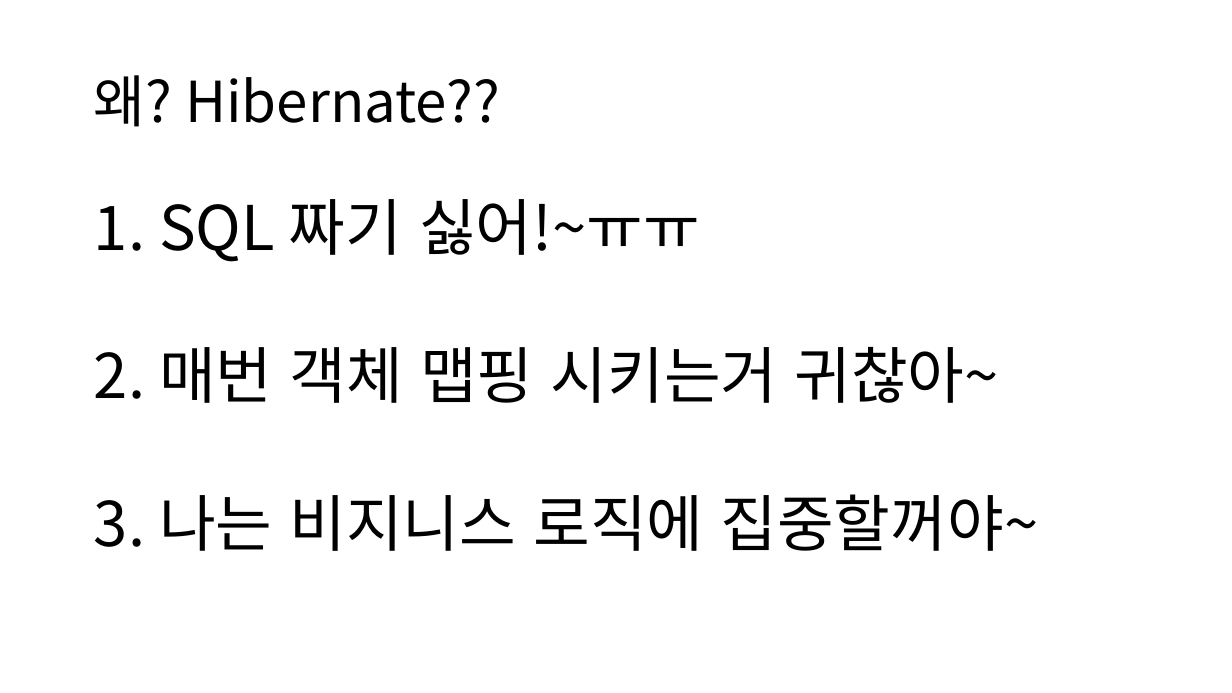
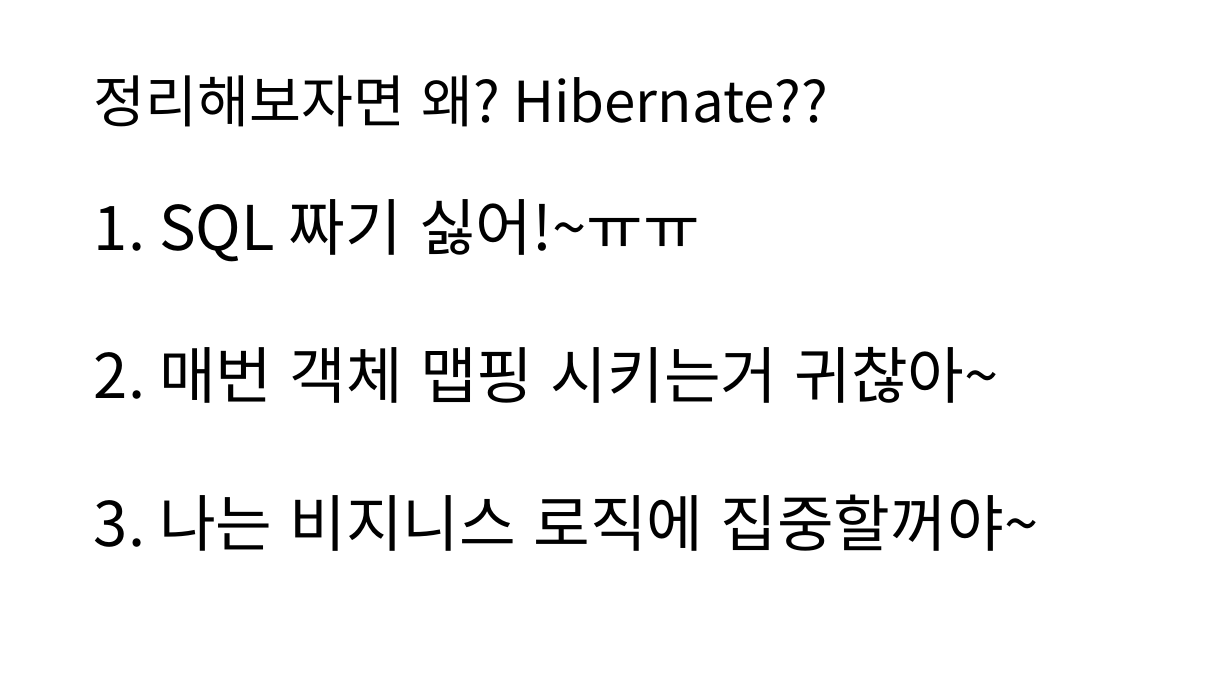
Before and after one commit to visualkhh/book-hibernate, a slide deck: slide 8 of hibernate5.x.pptx (slide 2 before the commit). Drawn at 1232x693 pixels with LibreOffice and Linux fonts; fonts in the diff are those of the drawing. Boxes give left, top, right and bottom in pixels: in the first picture for what was removed or moved away, otherwise in the second. Text is boxed around its words. In the diff, an @@ line names an element or a change of style, - is before the commit and + after.

Commit message:
hibernate

```diff
--- a/hibernate5.x.pptx
+++ b/hibernate5.x.pptx
@@ title at bbox=[94, 75, 828, 127]: text changed @@
-왜? Hibernate??
+정리해보자면 왜? Hibernate??
```
Also in this commit, not shown: 6 slides added.
